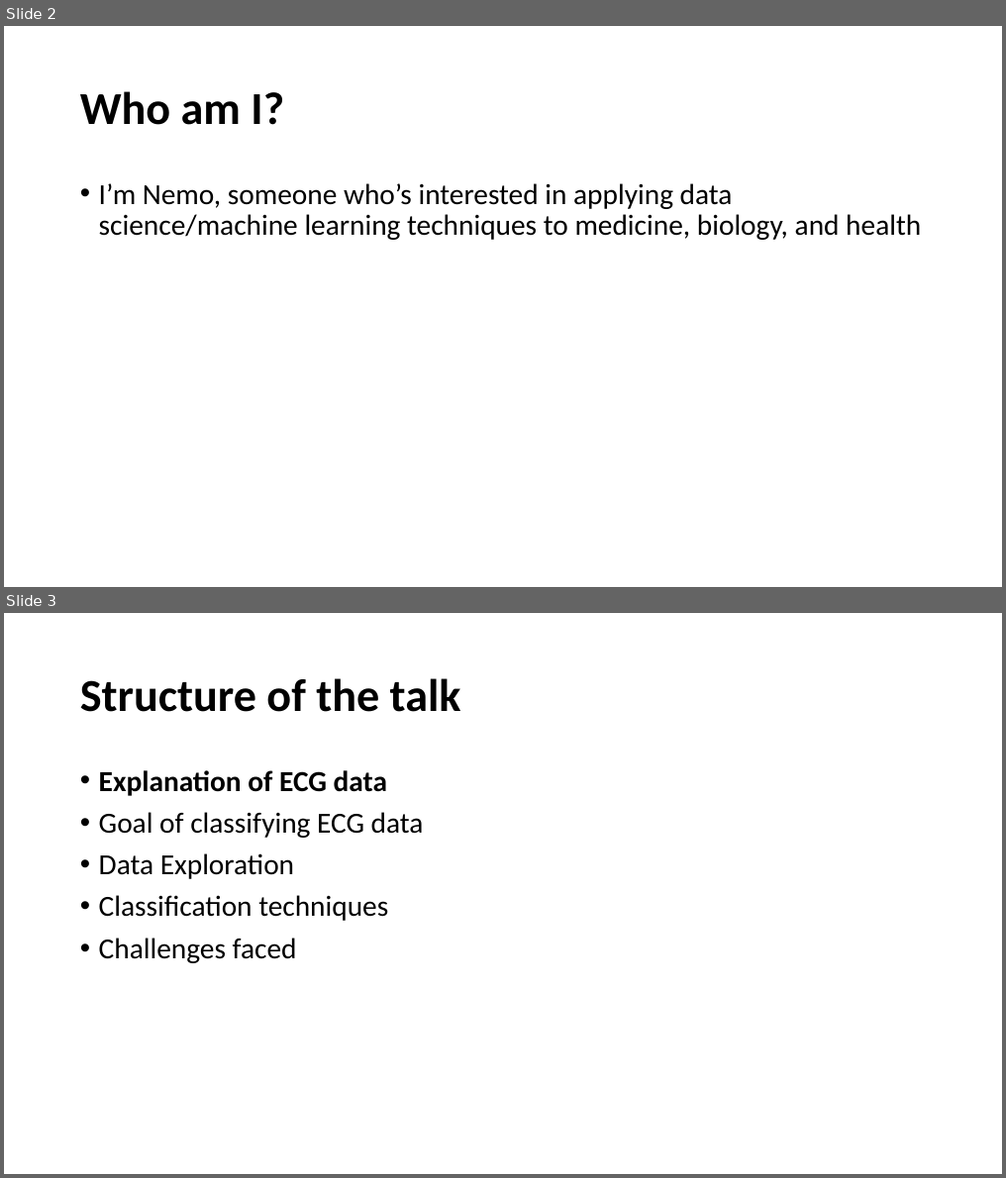
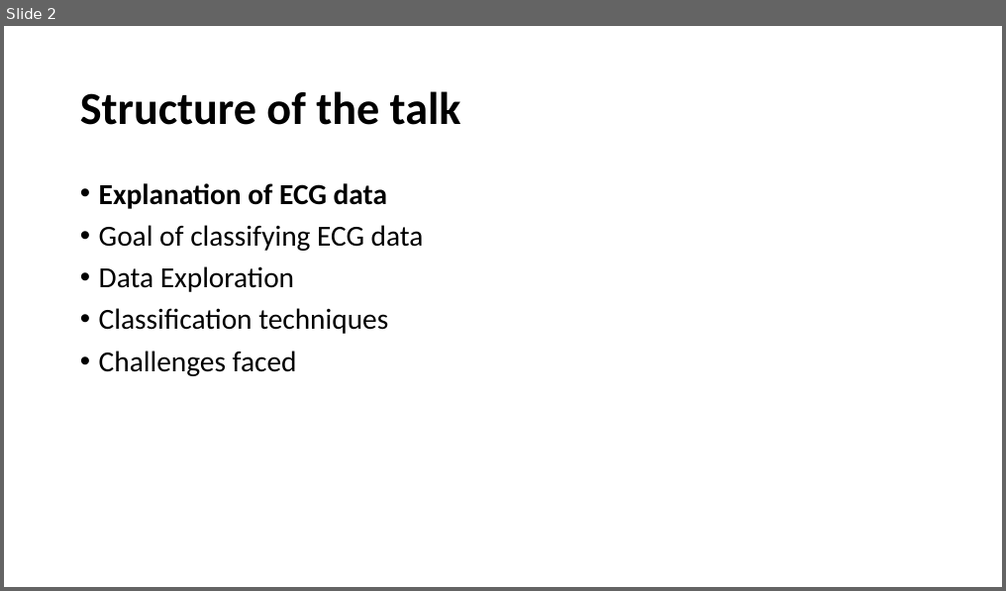
Before and after one commit to mengwong/nemo-projects, a slide deck: project_5_multilead_ecg_analysis/presentation/classifying_ecg_data.pptx. Shown one above the other, each under a label of ours: slides 2 and 3 before the commit, slide 2 after it. The pictures are 1006x1178 and 1006x591 pixels, drawn with LibreOffice and Linux fonts; fonts in the diff are those of the drawing. Boxes give left, top, right and bottom in pixels: in the first picture for what was removed or moved away, otherwise in the second. Text is boxed around its words. In the diff, an @@ line names an element or a change of style, - is before the commit and + after.

```diff
--- a/project_5_multilead_ecg_analysis/presentation/classifying_ecg_data.pptx
+++ b/project_5_multilead_ecg_analysis/presentation/classifying_ecg_data.pptx
@@ slide 2 removed at bbox=[4, 26, 1002, 587], background #FFFFFF @@
@@ title removed at bbox=[80, 91, 284, 125] @@
-Who am I?
@@ text removed at bbox=[99, 183, 921, 240] @@
-• I’m Nemo, someone who’s interested in applying data science/machine learning techniques to medicine, biology, and health
@@ what was slide 3 is now slide 2 @@
```
Also in this commit, not shown: 5 slides changed, 1 slide added, 15 other files.
